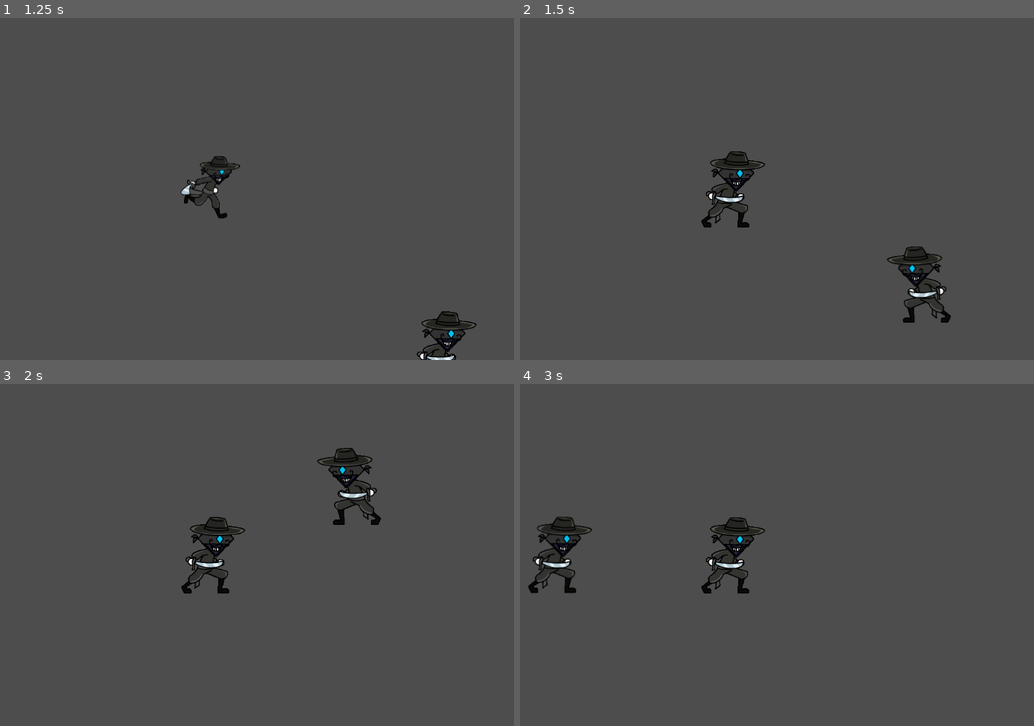
Above: before the commit, frames 1-4 (two rows, left to right).
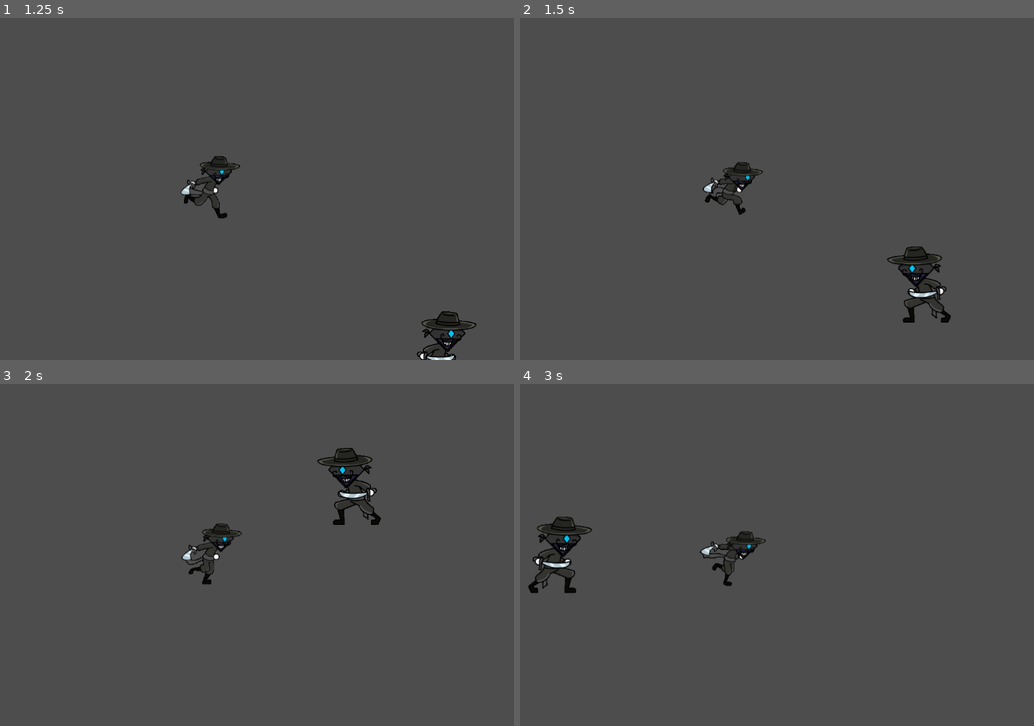
Above: after the commit, the same moments.

Repository: t0qen/gamejam-baudo
Game: Godot game, scene res://scenes/main_level.tscn
The game is run twice, just before and just after one commit, with the same random seed, the same clock (stepped at 60 frames per second) and the same inputs.
Inputs:
- Up to frame 1 (1.25 s): hold D (move_right) from 0.53 s (still down); tap E (attack) at 0.6 s
- Up to frame 2 (1.5 s): release D (move_right) at 1.28 s; hold S (move_down) from 1.28 s (still down); tap E (attack) at 1.35 s
- Up to frame 3 (2 s): keep holding S (move_down)
- Up to frame 4 (3 s): release S (move_down) at 2.03 s; hold D (move_right) 2.03-2.78 s; tap Space (dash) at 2.1 s; tap E (attack) at 2.3, 2.85 s; hold W (move_up) from 2.78 s (still down)

Frame 1 is identical in both runs. In frame 2, 1.1% of the frame differs, in the area x 35-48%, y 38-62%; in frame 3, 1.0%; in frame 4, 1.2%, in the area x 34-48%, y 38-62%.

Commit message:
Update player_t0qen.gd
change animation system

Diff:
--- a/scripts/player_t0qen.gd
+++ b/scripts/player_t0qen.gd
@@ -63,11 +63,6 @@
 		input.y -= 1
 	if input.x != 0:
 		flip_sprite(input.x)
-		if !attack_ip:
-			sprite.play("run")
-	else:
-		if !attack_ip:
-			sprite.play("idle")
 	return input
 
 func flip_sprite(value): # flip sprite with player direction
@@ -79,11 +74,17 @@
 func move(): # func to move player
 	var direction : Vector2 = get_inputs()
 	if direction.length() > 0: # if player wants to move
+		if !attack_ip:
+			sprite.play("run")
+
 		if is_dashing:
 				velocity = direction.normalized() * dash_force # smooth acceleration without dash
 		else:
+
 			velocity = velocity.lerp(direction.normalized() * speed, acceleration) # smooth acceleration without dash
 	else:
+		if !attack_ip:
+			sprite.play("idle")
 		velocity = velocity.lerp(Vector2.ZERO, friction) # smooth stop
 
 func dash(): # determine if player can dash and perform dash
